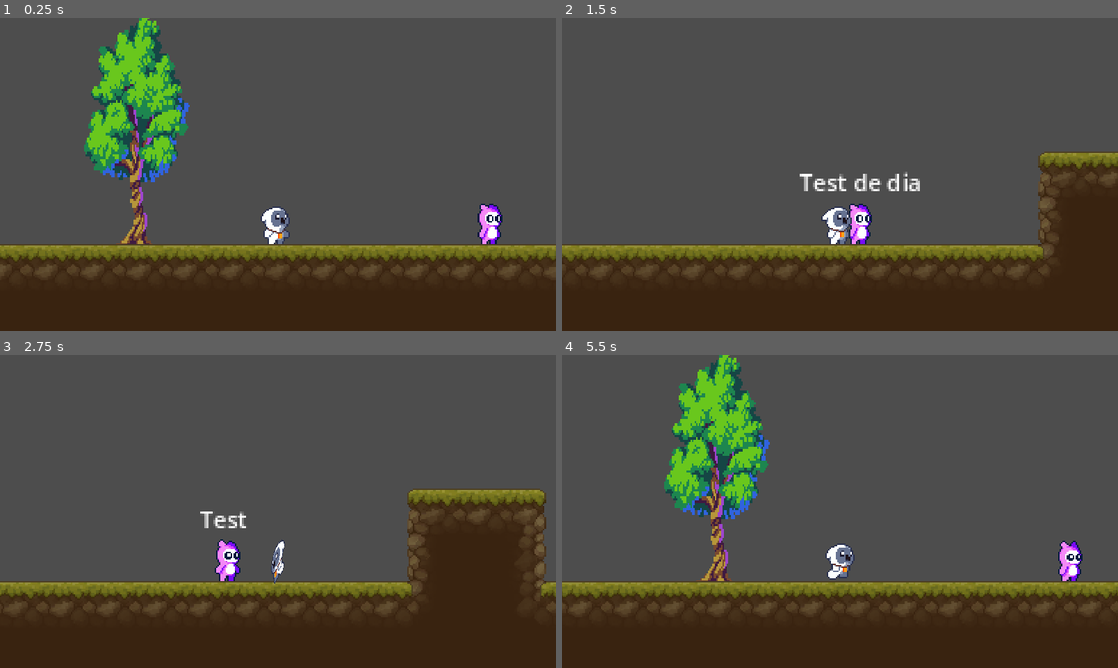
Above: before the commit, frames 1-4 (two rows, left to right).
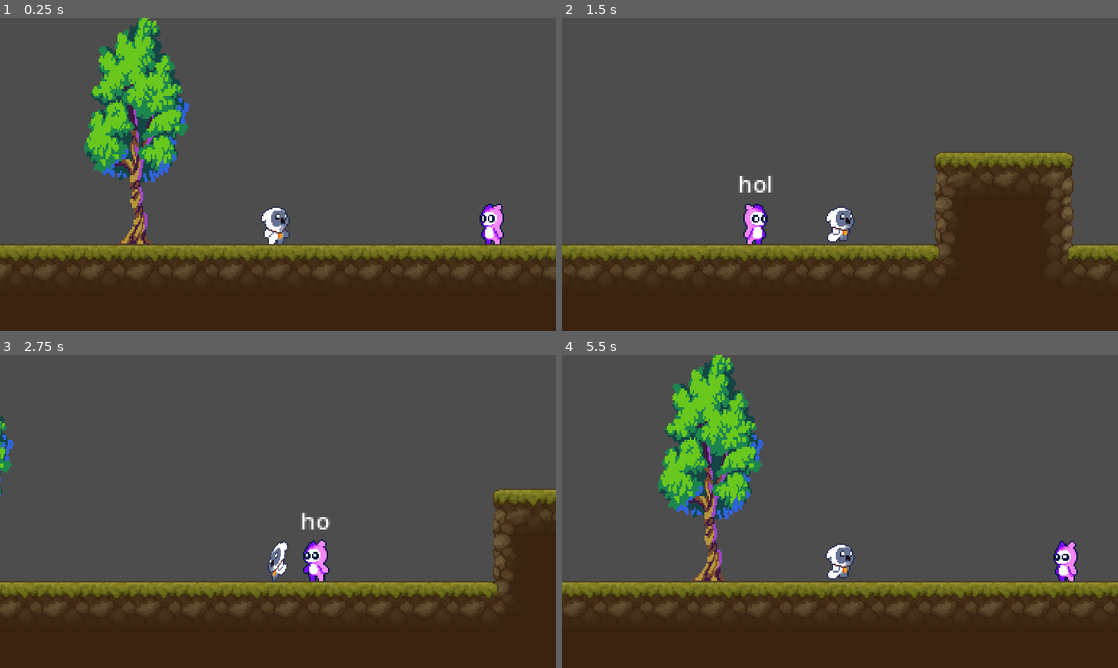
Above: after the commit, the same moments.

Repository: CrisIsla/shiny-godot
Game: Godot game, scene res://levels/00tutorial.tscn
Two runs of this game, one before a commit and one after it. Both use one fixed random seed, a clock stepped at 60 frames per second and the inputs below. This scene is started directly instead of the project's main scene.
Inputs:
- Up to frame 1 (0.25 s): no input
- Up to frame 2 (1.5 s): hold D (move_right) from 0.53 s (still down); tap J (attack) at 0.6 s; tap K (jump) at 0.77 s; tap Q (spawn_bullet) at 1.35 s
- Up to frame 3 (2.75 s): tap K (jump) at 1.52 s; release D (move_right) at 2.03 s; hold A (move_left) from 2.03 s (still down); tap J (attack) at 2.1 s
- Up to frame 4 (5.5 s): release A (move_left) at 2.78 s; hold D (move_right) 2.78-4.28 s; tap Q (spawn_bullet) at 2.85, 4.35 s; tap K (jump) at 3.02, 3.77, 4.52 s; tap J (attack) at 3.6, 5.1 s; tap R (reset) at 4.15 s; hold A (move_left) 4.28-5.03 s; hold D (move_right) from 5.03 s (still down)

The runs differ from the first frame. In frame 1, 0.4% of the frame differs, in the area x 85-91%, y 59-73%; in frame 2, 14%, in the area x 0-100%, y 42-83%; in frame 3, 10%; in frame 4, 7.5%.

Commit message:
finish TutorialNPC

Diff:
--- a/CharacterBody2D.gd
+++ b/CharacterBody2D.gd
@@ -2,19 +2,28 @@
 
 @onready var interaction_area = $InteractionArea
 @onready var label = $Label
+@export var label_text = ""
 @onready var animation_player = $AnimationPlayer
 @onready var sprite_2d = $Sprite2D
+@onready var animation_player_2 = $AnimationPlayer2
+
 var gravity = ProjectSettings.get_setting("physics/2d/default_gravity")
 
+func _ready():
+	label.visible_ratio = 0
+	label.text = label_text
+
 func _physics_process(delta):
+	if Game.player:
+		sprite_2d.flip_h = Game.player.global_position.x < global_position.x
 	if not is_on_floor():
 		velocity.y += delta * gravity
 	move_and_slide()
 
 func _on_interaction_area_body_entered(body):
 	if body is Player:
-		animation_player.play("test")
+		animation_player_2.play("dialogue")
 
 func _on_interaction_area_body_exited(body):
 	if body is Player:
-		animation_player.play_backwards("test")
+		animation_player_2.play_backwards("dialogue")
--- a/levels/00tutorial.tscn
+++ b/levels/00tutorial.tscn
@@ -18,3 +18,6 @@
 
 [node name="player" parent="." instance=ExtResource("2_qcyhj")]
 position = Vector2(-110, -2)
+
+[node name="EasterEggNPC" parent="." instance=ExtResource("4_quq7d")]
+position = Vector2(-469, -16)
--- a/project.godot
+++ b/project.godot
@@ -14,6 +14,10 @@
 run/main_scene="res://scenes/menu.tscn"
 config/features=PackedStringArray("4.0", "Forward Plus")
 config/icon="res://icon.svg"
+
+[autoload]
+
+Game="*res://scripts/game.gd"
 
 [display]
 
--- a/scenes/TutorialNPC.tscn
+++ b/scenes/TutorialNPC.tscn
@@ -71,42 +71,6 @@
 "transitions": PackedFloat32Array(1),
 "update": 1,
 "values": [0]
-}
-tracks/4/type = "value"
-tracks/4/imported = false
-tracks/4/enabled = true
-tracks/4/path = NodePath("Label:text")
-tracks/4/interp = 1
-tracks/4/loop_wrap = true
-tracks/4/keys = {
-"times": PackedFloat32Array(0),
-"transitions": PackedFloat32Array(1),
-"update": 1,
-"values": [""]
-}
-tracks/5/type = "value"
-tracks/5/imported = false
-tracks/5/enabled = true
-tracks/5/path = NodePath("Label:modulate")
-tracks/5/interp = 1
-tracks/5/loop_wrap = true
-tracks/5/keys = {
-"times": PackedFloat32Array(0),
-"transitions": PackedFloat32Array(1),
-"update": 0,
-"values": [Color(1, 1, 1, 1)]
-}
-tracks/6/type = "value"
-tracks/6/imported = false
-tracks/6/enabled = true
-tracks/6/path = NodePath("Label:self_modulate")
-tracks/6/interp = 1
-tracks/6/loop_wrap = true
-tracks/6/keys = {
-"times": PackedFloat32Array(0),
-"transitions": PackedFloat32Array(1),
-"update": 0,
-"values": [Color(1, 1, 1, 1)]
 }
 
 [sub_resource type="Animation" id="Animation_uxwwc"]
@@ -163,38 +127,60 @@
 "values": [0, 1, 2, 3]
 }
 
-[sub_resource type="Animation" id="Animation_sra2v"]
-resource_name = "test"
-tracks/0/type = "value"
-tracks/0/imported = false
-tracks/0/enabled = true
-tracks/0/path = NodePath("Label:text")
+[sub_resource type="AnimationLibrary" id="AnimationLibrary_51lie"]
+_data = {
+"RESET": SubResource("Animation_4q7fa"),
+"idle": SubResource("Animation_uxwwc")
+}
+
+[sub_resource type="CircleShape2D" id="CircleShape2D_140du"]
+radius = 43.2897
+
+[sub_resource type="Animation" id="Animation_s184t"]
+length = 0.001
+tracks/0/type = "value"
+tracks/0/imported = false
+tracks/0/enabled = true
+tracks/0/path = NodePath("Label:visible_ratio")
+tracks/0/interp = 1
+tracks/0/loop_wrap = true
+tracks/0/keys = {
+"times": PackedFloat32Array(0),
+"transitions": PackedFloat32Array(1),
+"update": 0,
+"values": [0.0]
+}
+
+[sub_resource type="Animation" id="Animation_76wwy"]
+resource_name = "dialogue"
+tracks/0/type = "value"
+tracks/0/imported = false
+tracks/0/enabled = true
+tracks/0/path = NodePath("Label:visible_ratio")
 tracks/0/interp = 1
 tracks/0/loop_wrap = true
 tracks/0/keys = {
 "times": PackedFloat32Array(0, 0.5),
 "transitions": PackedFloat32Array(1, 1),
 "update": 0,
-"values": ["", "Test de dialogo"]
-}
-
-[sub_resource type="AnimationLibrary" id="AnimationLibrary_51lie"]
+"values": [0.0, 1.0]
+}
+
+[sub_resource type="AnimationLibrary" id="AnimationLibrary_e2p08"]
 _data = {
-"RESET": SubResource("Animation_4q7fa"),
-"idle": SubResource("Animation_uxwwc"),
-"test": SubResource("Animation_sra2v")
-}
-
-[sub_resource type="CircleShape2D" id="CircleShape2D_140du"]
-radius = 43.2897
+"RESET": SubResource("Animation_s184t"),
+"dialogue": SubResource("Animation_76wwy")
+}
 
 [node name="CharacterBody2D" type="CharacterBody2D"]
+collision_layer = 0
 script = ExtResource("1_cjp0t")
+label_text = "hola"
 
 [node name="Sprite2D" type="Sprite2D" parent="."]
 texture = ExtResource("2_mmbnc")
 hframes = 4
-frame = 1
+frame = 2
 
 [node name="CollisionShape2D" type="CollisionShape2D" parent="."]
 position = Vector2(-1, 3)
@@ -212,7 +198,8 @@
 }
 
 [node name="InteractionArea" type="Area2D" parent="."]
-collision_layer = 0
+collision_layer = 16
+collision_mask = 16
 
 [node name="CollisionShape2D" type="CollisionShape2D" parent="InteractionArea"]
 light_mask = 0
@@ -220,19 +207,23 @@
 position = Vector2(-1, 3)
 shape = SubResource("CircleShape2D_140du")
 
+[node name="AnimationPlayer2" type="AnimationPlayer" parent="."]
+libraries = {
+"": SubResource("AnimationLibrary_e2p08")
+}
+
 [node name="Label" type="Label" parent="."]
-anchors_preset = 8
-anchor_left = 0.5
-anchor_top = 0.5
-anchor_right = 0.5
-anchor_bottom = 0.5
-offset_left = -20.0
-offset_top = -37.5
-offset_right = 20.0
-offset_bottom = -14.5
-grow_horizontal = 2
-grow_vertical = 2
-size_flags_horizontal = 4
+offset_left = -58.0
+offset_top = -86.0
+offset_right = 58.0
+offset_bottom = -13.0
+theme_override_constants/line_spacing = -8
+text = "Bienvenido! "
+horizontal_alignment = 1
+vertical_alignment = 2
+autowrap_mode = 3
+visible_characters = 0
+visible_ratio = 0.0
 
 [connection signal="body_entered" from="InteractionArea" to="." method="_on_interaction_area_body_entered"]
 [connection signal="body_exited" from="InteractionArea" to="." method="_on_interaction_area_body_exited"]
--- a/scenes/player.tscn
+++ b/scenes/player.tscn
@@ -130,22 +130,10 @@
 tracks/9/type = "value"
 tracks/9/imported = false
 tracks/9/enabled = true
-tracks/9/path = NodePath(".:collision_layer")
+tracks/9/path = NodePath(".:collision_mask")
 tracks/9/interp = 1
 tracks/9/loop_wrap = true
 tracks/9/keys = {
-"times": PackedFloat32Array(0),
-"transitions": PackedFloat32Array(1),
-"update": 1,
-"values": [17]
-}
-tracks/10/type = "value"
-tracks/10/imported = false
-tracks/10/enabled = true
-tracks/10/path = NodePath(".:collision_mask")
-tracks/10/interp = 1
-tracks/10/loop_wrap = true
-tracks/10/keys = {
 "times": PackedFloat32Array(0),
 "transitions": PackedFloat32Array(1),
 "update": 1,
@@ -654,22 +642,10 @@
 tracks/9/type = "value"
 tracks/9/imported = false
 tracks/9/enabled = true
-tracks/9/path = NodePath(".:collision_layer")
+tracks/9/path = NodePath(".:collision_mask")
 tracks/9/interp = 1
 tracks/9/loop_wrap = true
 tracks/9/keys = {
-"times": PackedFloat32Array(0, 0.1, 0.25),
-"transitions": PackedFloat32Array(1, 1, 1),
-"update": 1,
-"values": [17, 1, 17]
-}
-tracks/10/type = "value"
-tracks/10/imported = false
-tracks/10/enabled = true
-tracks/10/path = NodePath(".:collision_mask")
-tracks/10/interp = 1
-tracks/10/loop_wrap = true
-tracks/10/keys = {
 "times": PackedFloat32Array(0, 0.1, 0.25),
 "transitions": PackedFloat32Array(1, 1, 1),
 "update": 1,
@@ -937,23 +913,11 @@
 tracks/12/type = "value"
 tracks/12/imported = false
 tracks/12/enabled = true
-tracks/12/path = NodePath(".:collision_layer")
+tracks/12/path = NodePath(".:collision_mask")
 tracks/12/interp = 1
 tracks/12/loop_wrap = true
 tracks/12/keys = {
-"times": PackedFloat32Array(0, 0.09, 0.2),
-"transitions": PackedFloat32Array(1, 1, 1),
-"update": 1,
-"values": [17, 1, 17]
-}
-tracks/13/type = "value"
-tracks/13/imported = false
-tracks/13/enabled = true
-tracks/13/path = NodePath(".:collision_mask")
-tracks/13/interp = 1
-tracks/13/loop_wrap = true
-tracks/13/keys = {
-"times": PackedFloat32Array(0, 0.09, 0.2),
+"times": PackedFloat32Array(0, 0.11, 0.2),
 "transitions": PackedFloat32Array(1, 1, 1),
 "update": 1,
 "values": [17, 1, 17]
@@ -1153,7 +1117,7 @@
 height = 26.0
 
 [node name="player" type="CharacterBody2D"]
-collision_layer = 17
+collision_layer = 16
 collision_mask = 17
 script = ExtResource("1_3fe32")
 
@@ -1163,8 +1127,8 @@
 
 [node name="Sprite2D" type="Sprite2D" parent="Pivot/TurnPivot"]
 position = Vector2(0, -16)
-texture = ExtResource("1_3jku0")
-hframes = 4
+texture = ExtResource("2_mjhra")
+hframes = 6
 
 [node name="Area2D" type="Area2D" parent="Pivot"]
 visible = false
--- /dev/null
+++ b/scripts/game.gd
@@ -0,0 +1,3 @@
+extends Node
+
+var player
--- a/scripts/player/player.gd
+++ b/scripts/player/player.gd
@@ -20,6 +20,7 @@
 @export var hp = 3
 
 func _ready():
+	Game.player = self
 	animation_tree.active = true
 	hitbox.disabled = true
 
Not shown: 1 places in scenes/TutorialNPC.tscn that only renumber resources
